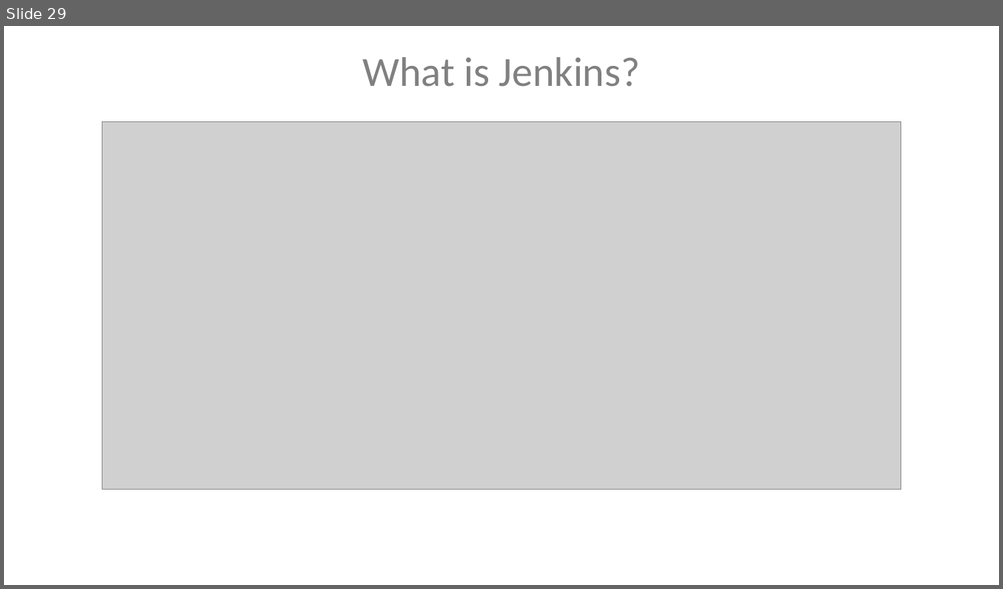
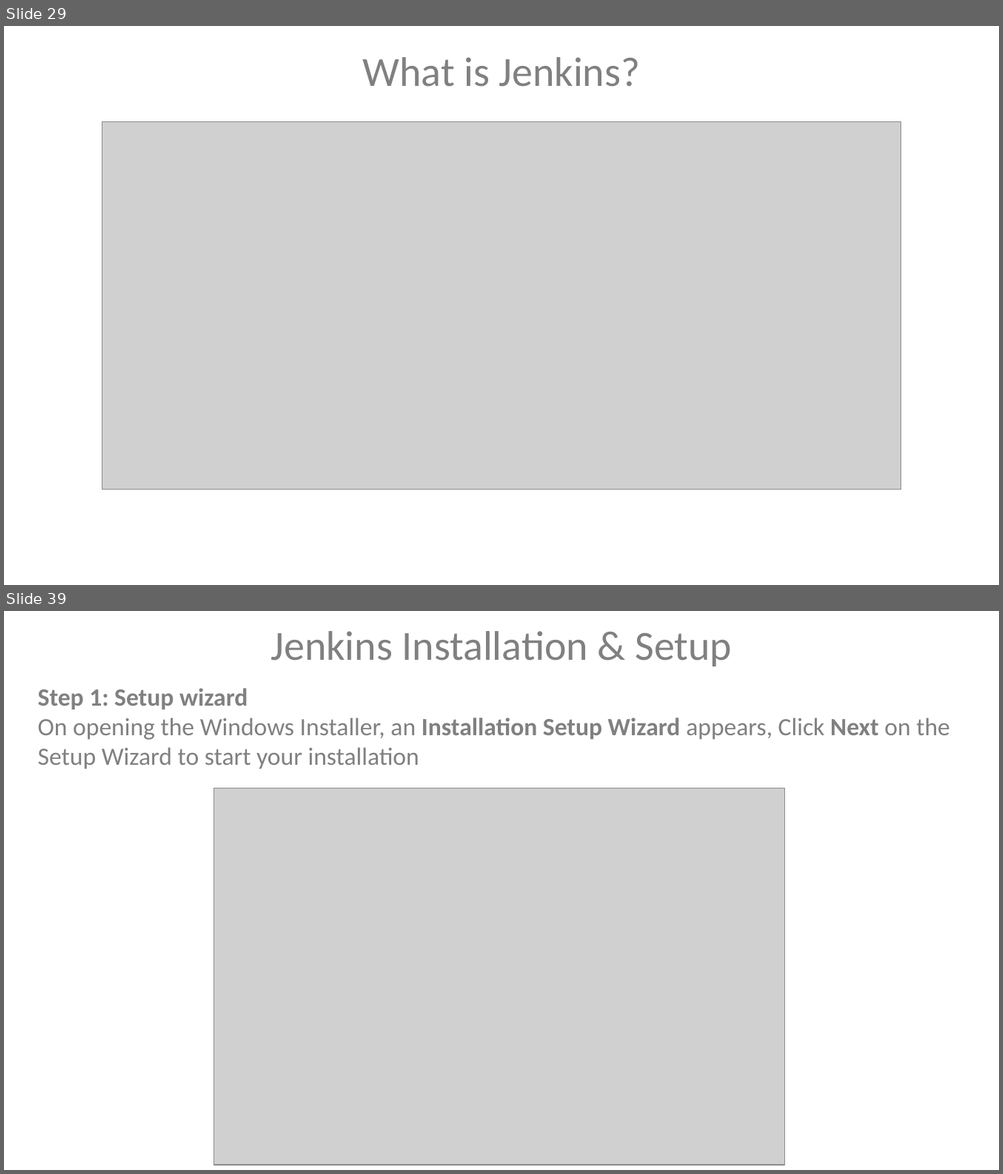
Before and after one commit to VaijinathHarbak/DevOpsDemo, a slide deck: DevOps.pptx. Shown one above the other, each under a label of ours: slide 29 before the commit, slides 29 and 39 after it; the slides between them are not shown. The pictures are 1003x589 and 1003x1174 pixels, drawn with LibreOffice and Linux fonts; fonts in the diff are those of the drawing; grey boxes stand for pictures. Boxes give left, top, right and bottom in pixels: in the first picture for what was removed or moved away, otherwise in the second. Text is boxed around its words. In the diff, an @@ line names an element or a change of style, - is before the commit and + after.

```diff
--- a/DevOps.pptx
+++ b/DevOps.pptx
@@ slide 39 added at (4,611,999,1170), background #FFFFFF @@
@@ text added at (270,631,731,667), 40 pt, text #808080 @@
+Jenkins Installation & Setup
@@ text added at (38,688,950,769), 24 pt, text #808080 @@
+Step 1: Setup wizard
+On opening the Windows Installer, an Installation Setup Wizard appears, Click Next on the Setup Wizard to start your installation
@@ picture added at (213,789,785,1165) @@
```
Also in this commit, not shown: 1 slide changed, 20 other slides added, 1 other file.
